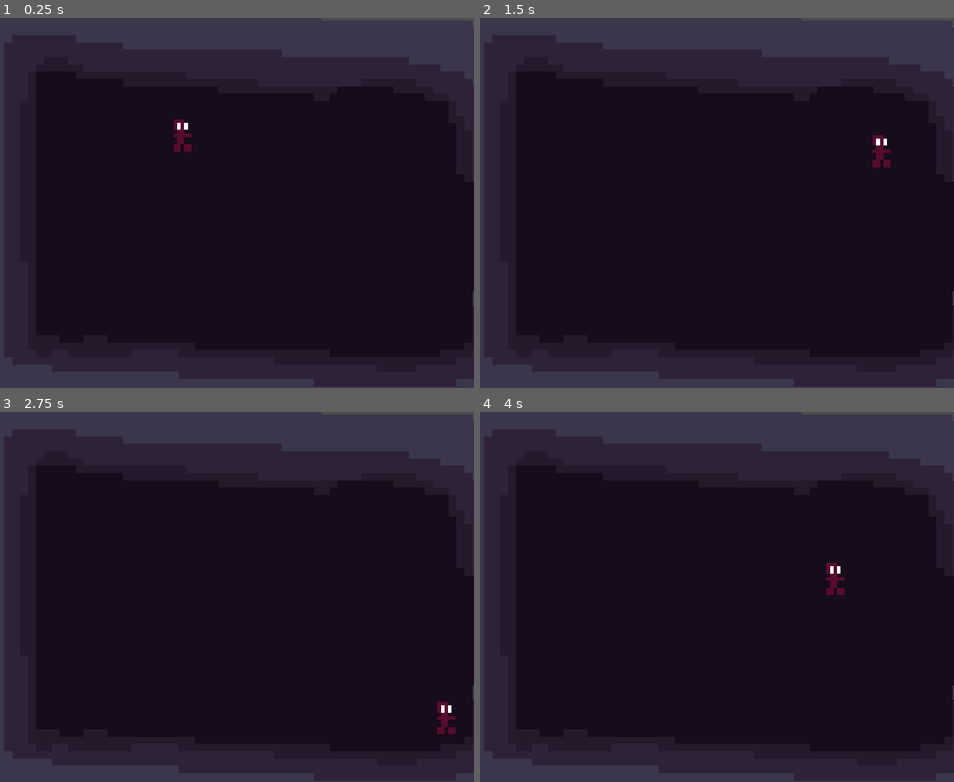
Above: before the commit, frames 1-4 (two rows, left to right).
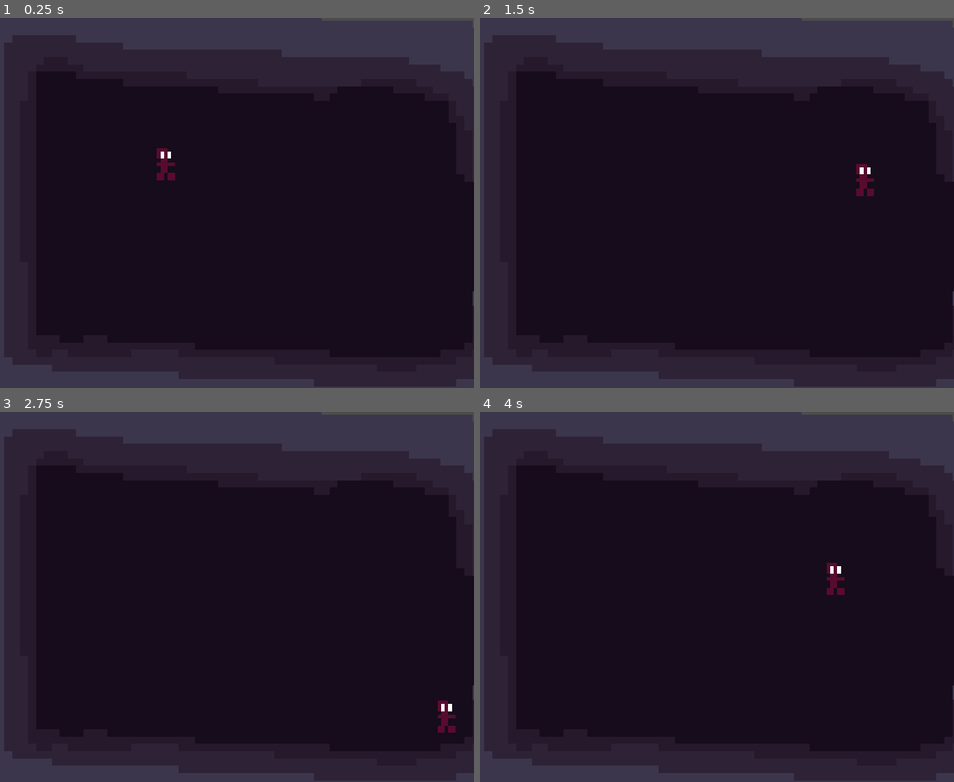
Above: after the commit, the same moments.

Repository: Yohan27x/GameJam
Game: Godot game, scene res://World.tscn
Same seed, same stepped clock (60 frames per second), same inputs: the game is played once before the commit and once after it.
Inputs:
- Up to frame 1 (0.25 s): no input
- Up to frame 2 (1.5 s): tap Enter at 0.5 s; hold Right (ui_right) 0.53-1.28 s; hold Down (ui_down) from 1.28 s (still down)
- Up to frame 3 (2.75 s): release Down (ui_down) at 2.03 s; hold Right (ui_right) from 2.03 s (still down)
- Up to frame 4 (4 s): release Right (ui_right) at 2.78 s; hold Up (ui_up) 2.78-3.53 s; hold Left (ui_left) from 3.53 s (still down)

The runs differ from the first frame. In frame 1, 0.4% of the frame differs, in the area x 33-41%, y 27-44%; in frame 2, 0.4%, in the area x 79-87%, y 31-49%; in frame 3, less than 0.1%; in frame 4, less than 0.1%.

Commit message:
Added level transition prototype

Diff:
--- a/GameJam/World.tscn
+++ b/GameJam/World.tscn
@@ -10,10 +10,12 @@
 scale = Vector2( 3.86667, 3.55932 )
 texture = ExtResource( 2 )
 
-[node name="Player" parent="." instance=ExtResource( 1 )]
-position = Vector2( 96, 66 )
-
 [node name="Wall" type="StaticBody2D" parent="."]
 
 [node name="CollisionPolygon2D" type="CollisionPolygon2D" parent="Wall"]
 polygon = PoolVector2Array( 2, 0, 256, 9, 263, 76, 226, 77, 224, 36, 26, 33, 27, 153, 232, 159, 235, 131, 265, 137, 265, 189, -4, 187 )
+
+[node name="YSort" type="YSort" parent="."]
+
+[node name="Player" parent="YSort" instance=ExtResource( 1 )]
+position = Vector2( 88, 80 )
--- /dev/null
+++ b/GameJam/test.gd
@@ -0,0 +1,27 @@
+extends Node2D
+
+var camera_pos = [Vector2(126,98),Vector2(380,98),Vector2(350,350)]
+var camera_pos_index = 1
+onready var timer = $Timer
+onready var camera = $Camera2D
+
+var level_finish = false
+
+func _process(delta):
+
+	if(level_finish == true):
+		var new_camera_pos = camera_pos[camera_pos_index]
+		camera.position = lerp(camera.position, new_camera_pos, 0.02)
+		camera.zoom = lerp(camera.zoom, Vector2(3,3), 0.1)
+
+	if(level_finish == false):
+		camera.zoom = lerp(camera.zoom, Vector2(1,1), 0.1)
+
+
+func _on_Timer_timeout():
+	level_finish = true
+
+func _on_Area2D_area_entered(area):
+	level_finish = false
+	camera_pos_index += 1
+	timer.start(3)
--- /dev/null
+++ b/GameJam/test.tscn
@@ -0,0 +1,65 @@
+[gd_scene load_steps=5 format=2]
+
+[ext_resource path="res://World/mockup.png" type="Texture" id=1]
+[ext_resource path="res://test.gd" type="Script" id=2]
+
+[sub_resource type="CircleShape2D" id=2]
+radius = 2.1102
+
+[sub_resource type="CircleShape2D" id=1]
+radius = 7.99998
+
+[node name="Node2D" type="Node2D"]
+rotation = -0.0192364
+script = ExtResource( 2 )
+
+[node name="Sprite2" type="Sprite" parent="."]
+position = Vector2( 424.742, 178.469 )
+rotation = 3.14159
+scale = Vector2( 3.79112, 3.79661 )
+texture = ExtResource( 1 )
+offset = Vector2( 13.3881, 15.1342 )
+
+[node name="Area2D" type="Area2D" parent="Sprite2"]
+
+[node name="CollisionShape2D" type="CollisionShape2D" parent="Sprite2/Area2D"]
+position = Vector2( 13.4029, 17.7147 )
+shape = SubResource( 2 )
+
+[node name="Sprite5" type="Sprite" parent="."]
+position = Vector2( 304.865, 373.936 )
+rotation = 4.7122
+scale = Vector2( 3.79112, 3.79661 )
+texture = ExtResource( 1 )
+offset = Vector2( 13.3881, 15.1342 )
+
+[node name="Area2D" type="Area2D" parent="Sprite5"]
+
+[node name="CollisionShape2D" type="CollisionShape2D" parent="Sprite5/Area2D"]
+position = Vector2( 12.3726, 14.9925 )
+shape = SubResource( 2 )
+
+[node name="Sprite3" type="Sprite" parent="."]
+position = Vector2( 126.13, 98.4423 )
+scale = Vector2( 3.79112, 3.79661 )
+texture = ExtResource( 1 )
+offset = Vector2( -0.0554962, -0.473724 )
+
+[node name="Camera2D" type="Camera2D" parent="."]
+position = Vector2( 109.979, 106.135 )
+current = true
+
+[node name="Area2D" type="Area2D" parent="Camera2D"]
+position = Vector2( 7.62939e-06, -7.62939e-06 )
+
+[node name="CollisionShape2D" type="CollisionShape2D" parent="Camera2D/Area2D"]
+shape = SubResource( 1 )
+
+[node name="Timer" type="Timer" parent="."]
+wait_time = 2.0
+one_shot = true
+autostart = true
+
+[connection signal="area_entered" from="Sprite2/Area2D" to="." method="_on_Area2D_area_entered"]
+[connection signal="area_entered" from="Sprite5/Area2D" to="." method="_on_Area2D_area_entered"]
+[connection signal="timeout" from="Timer" to="." method="_on_Timer_timeout"]
